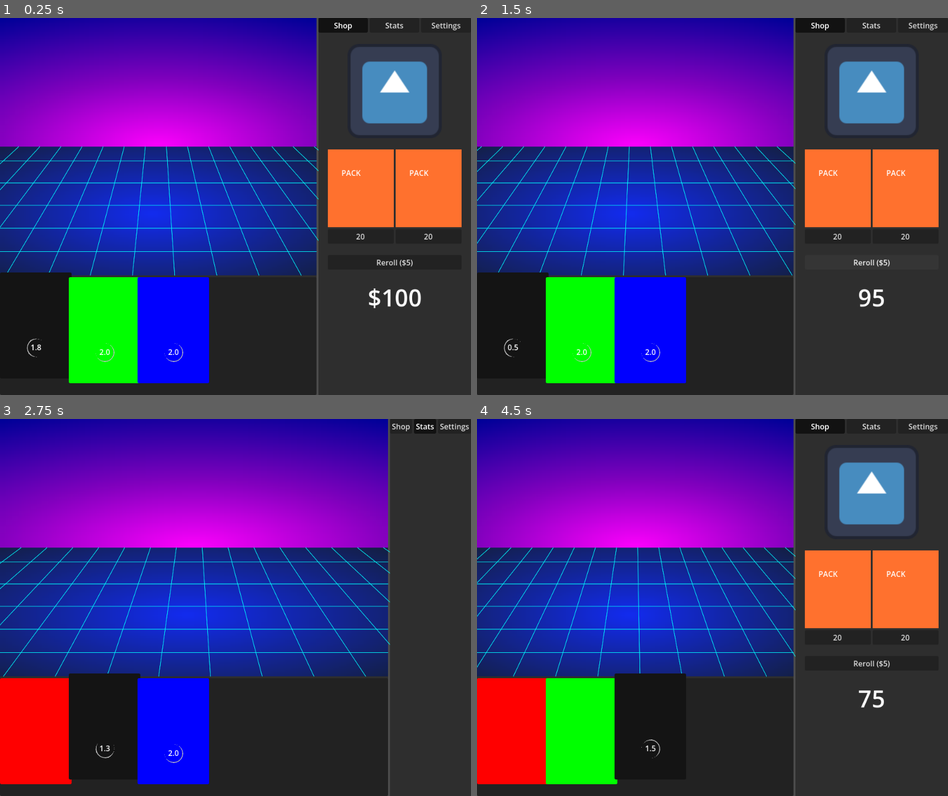
Above: before the commit, frames 1-4 (two rows, left to right).
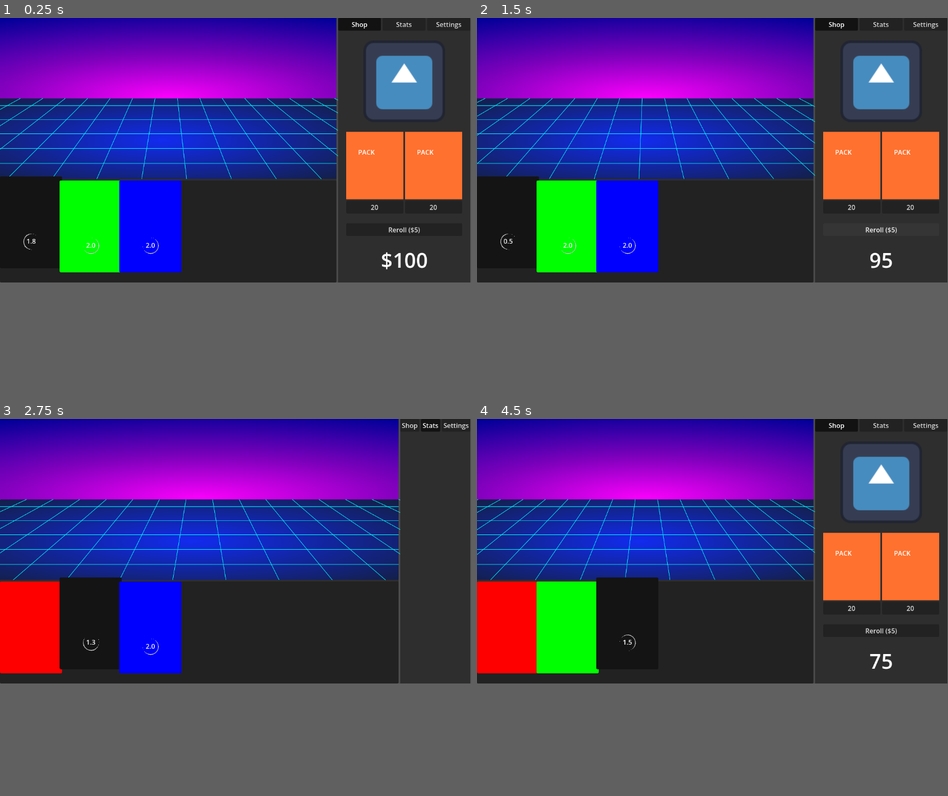
Above: after the commit, the same moments.

Repository: followthedopamine/card-battler
Game: Godot game, scene res://scenes/main.tscn
Two runs of this game, one before a commit and one after it. Both use one fixed random seed, a clock stepped at 60 frames per second and the inputs below. The engine's default icon, where the game draws it, is replaced by a stand-in: a white triangle on a blue panel in a dark square.
Inputs:
- Up to frame 1 (0.25 s): no input
- Up to frame 2 (1.5 s): click "Shop" at 0.5 s; click "Reroll ($5)" at 1.25 s
- Up to frame 3 (2.75 s): click "Stats" at 2 s
- Up to frame 4 (4.5 s): click "Shop" at 2.75 s; click "20" at 3.5 s; click "Skip" at 4.25 s
In our replay, the window is 800x640 before the commit and 799x449 after it. These sizes can differ from the game's own. Grey fills any space a smaller window leaves; there, only what the larger window draws over its background counts as a difference.

The runs differ from the first frame. In frame 1, 61% of the frame differs, in the area x 0-99%, y 0-100%; in frame 2, 61%; in frame 3, 58%; in frame 4, 61%.

Commit message:
Added the Added the ability to sell cards to the shop

Diff:
--- a/autoloads/SignalBus.gd
+++ b/autoloads/SignalBus.gd
@@ -10,6 +10,7 @@
 # Draggable signals
 signal draggable_picked_up(draggable: Draggable)
 signal draggable_hovered(draggable: Draggable)
+signal draggable_released
 
 # Card signals
 signal card_discarded(card: Card)
--- a/project.godot
+++ b/project.godot
@@ -12,18 +12,13 @@
 
 config/name="Card Battler"
 run/main_scene="uid://d2fckbvtof2w3"
-config/features=PackedStringArray("4.5", "GL Compatibility")
+config/features=PackedStringArray("4.6", "GL Compatibility")
 config/icon="res://assets/icon.svg"
 
 [autoload]
 
 PlayerManager="*res://autoloads/PlayerManager.gd"
 SignalBus="*res://autoloads/SignalBus.gd"
-
-[display]
-
-window/size/viewport_width=1000
-window/size/viewport_height=800
 
 [global_group]
 
--- a/scenes/cards/Card.gd
+++ b/scenes/cards/Card.gd
@@ -3,6 +3,8 @@
 class_name Card extends Draggable
 
 signal completed(card: Card)
+
+@export var price: int = 5
 
 @export_range(0.0, 5.0) var duration := 2.0
 var time_remaining := duration
--- a/scenes/cards/Draggable.gd
+++ b/scenes/cards/Draggable.gd
@@ -94,6 +94,9 @@
 		dragging = false
 		panel.show()
 		set_process_input(false)
+		# Probably want to connect this deferred
+		SignalBus.draggable_released.emit()
+
 
 func _on_draggable_picked_up(draggable: Draggable) -> void:
 	held_draggable = draggable
--- a/scenes/right_panel/RightPanel.tscn
+++ b/scenes/right_panel/RightPanel.tscn
@@ -13,8 +13,7 @@
 anchor_left = 1.0
 anchor_right = 1.0
 anchor_bottom = 1.0
-offset_right = 387.0
-offset_bottom = 647.0
+offset_left = -324.0
 grow_horizontal = 0
 grow_vertical = 2
 theme_override_styles/panel = SubResource("StyleBoxFlat_ga76c")
--- a/scenes/right_panel/scripts/RightPanelTabs.gd
+++ b/scenes/right_panel/scripts/RightPanelTabs.gd
@@ -5,7 +5,7 @@
 @export var stats_button: Button
 @export var settings_button: Button
 
-@export var shop_tab: VBoxContainer
+@export var shop_tab: Control
 @export var stats_tab: VBoxContainer
 @export var settings_tab: VBoxContainer
 
--- /dev/null
+++ b/scenes/right_panel/tabs/shop/Sell.gd
@@ -0,0 +1,30 @@
+class_name Sell extends Panel
+
+const SELL_MULTIPLIER: float = 0.5
+
+@export var price_label: RichTextLabel
+
+func _ready() -> void:
+	visible = false
+	SignalBus.draggable_picked_up.connect(_on_draggable_picked_up)
+	SignalBus.draggable_released.connect(_on_draggable_released, CONNECT_DEFERRED)
+
+func _can_drop_data(_at_position: Vector2, _data: Variant) -> bool:
+	return true
+
+func _drop_data(_at_position: Vector2, data: Variant) -> void:
+	if "price" in data:
+		PlayerManager.currency += floori(data.price * SELL_MULTIPLIER)
+		data.queue_free()
+
+func _on_draggable_picked_up(draggable: Draggable):
+	# We actually might want players to be able to sell card directly from packs
+	# if so remove this check
+	if !draggable.get_parent() is Hand:
+		return
+	if "price" in draggable:
+		price_label.text = "$%s" % floori(draggable.price * SELL_MULTIPLIER)
+		visible = true
+
+func _on_draggable_released() -> void:
+	visible = false
--- a/scenes/right_panel/tabs/shop/Shop.tscn
+++ b/scenes/right_panel/tabs/shop/Shop.tscn
@@ -1,64 +1,80 @@
-[gd_scene load_steps=5 format=3 uid="uid://5uq7pgxmnqrh"]
+[gd_scene load_steps=7 format=3 uid="uid://5uq7pgxmnqrh"]
 
 [ext_resource type="Script" uid="uid://dau1qjar800ji" path="res://scenes/right_panel/tabs/shop/scripts/Shop.gd" id="1_xx35e"]
 [ext_resource type="Texture2D" uid="uid://d00r8ttcrm6qt" path="res://assets/icon.svg" id="2_rddpp"]
 [ext_resource type="PackedScene" uid="uid://dm7jexr54pml4" path="res://scenes/right_panel/tabs/shop/shop_slot/ShopSlot.tscn" id="3_up7xk"]
 [ext_resource type="Script" uid="uid://cyaf1gwxm1g2p" path="res://scenes/right_panel/tabs/shop/scripts/CurrencyDisplay.gd" id="4_xmkj5"]
+[ext_resource type="Script" uid="uid://kcuevxah7vrq" path="res://scenes/right_panel/tabs/shop/Sell.gd" id="5_rsvis"]
 
-[node name="ShopVBoxContainer" type="VBoxContainer" node_paths=PackedStringArray("shop_slots", "shop_reroll_button")]
+[sub_resource type="StyleBoxFlat" id="StyleBoxFlat_40vqg"]
+bg_color = Color(0.09411765, 0.09411765, 0.09411765, 0.9411765)
+
+[node name="Shop" type="MarginContainer" node_paths=PackedStringArray("shop_slots", "shop_reroll_button", "shopping_area_vbox", "sell_panel")]
+anchors_preset = 9
+anchor_bottom = 1.0
+offset_right = 324.0
+grow_vertical = 2
 script = ExtResource("1_xx35e")
-shop_slots = [NodePath("ShopItemsMarginContainer/ShopItemsHBoxContainer/ShopSlot"), NodePath("ShopItemsMarginContainer/ShopItemsHBoxContainer/ShopSlot2")]
-shop_reroll_button = NodePath("ShopRerollMarginContainer/ShopRerollButton")
+shop_slots = [NodePath("ShopVBoxContainer/ShoppingAreaPanelContainer/ShopItemsMarginContainer/ShopItemsHBoxContainer/ShopSlot"), NodePath("ShopVBoxContainer/ShoppingAreaPanelContainer/ShopItemsMarginContainer/ShopItemsHBoxContainer/ShopSlot2")]
+shop_reroll_button = NodePath("ShopVBoxContainer/ShoppingAreaPanelContainer/ShopRerollMarginContainer/ShopRerollButton")
+shopping_area_vbox = NodePath("ShopVBoxContainer/ShoppingAreaPanelContainer")
+sell_panel = NodePath("SellPanel")
 
-[node name="ShopkeeperMarginContainer" type="MarginContainer" parent="."]
+[node name="ShopVBoxContainer" type="VBoxContainer" parent="."]
+layout_mode = 2
+
+[node name="ShopkeeperMarginContainer" type="MarginContainer" parent="ShopVBoxContainer"]
 layout_mode = 2
 theme_override_constants/margin_left = 20
 theme_override_constants/margin_top = 20
 theme_override_constants/margin_right = 20
 theme_override_constants/margin_bottom = 20
 
-[node name="ShopkeeperPanelContainer" type="MarginContainer" parent="ShopkeeperMarginContainer"]
+[node name="ShopkeeperPanelContainer" type="MarginContainer" parent="ShopVBoxContainer/ShopkeeperMarginContainer"]
 custom_minimum_size = Vector2(200, 200)
 layout_mode = 2
 size_flags_horizontal = 4
 size_flags_vertical = 0
 
-[node name="ShopkeeperTextureRect" type="TextureRect" parent="ShopkeeperMarginContainer/ShopkeeperPanelContainer"]
+[node name="ShopkeeperTextureRect" type="TextureRect" parent="ShopVBoxContainer/ShopkeeperMarginContainer/ShopkeeperPanelContainer"]
 layout_mode = 2
 texture = ExtResource("2_rddpp")
 
-[node name="ShopItemsMarginContainer" type="MarginContainer" parent="."]
+[node name="ShoppingAreaPanelContainer" type="VBoxContainer" parent="ShopVBoxContainer"]
+layout_mode = 2
+
+[node name="ShopItemsMarginContainer" type="MarginContainer" parent="ShopVBoxContainer/ShoppingAreaPanelContainer"]
 layout_mode = 2
 theme_override_constants/margin_left = 20
 theme_override_constants/margin_right = 20
 theme_override_constants/margin_bottom = 20
 
-[node name="ShopItemsHBoxContainer" type="HBoxContainer" parent="ShopItemsMarginContainer"]
+[node name="ShopItemsHBoxContainer" type="HBoxContainer" parent="ShopVBoxContainer/ShoppingAreaPanelContainer/ShopItemsMarginContainer"]
 layout_mode = 2
 
-[node name="ShopSlot" parent="ShopItemsMarginContainer/ShopItemsHBoxContainer" instance=ExtResource("3_up7xk")]
+[node name="ShopSlot" parent="ShopVBoxContainer/ShoppingAreaPanelContainer/ShopItemsMarginContainer/ShopItemsHBoxContainer" instance=ExtResource("3_up7xk")]
 layout_mode = 2
 
-[node name="ShopSlot2" parent="ShopItemsMarginContainer/ShopItemsHBoxContainer" instance=ExtResource("3_up7xk")]
+[node name="ShopSlot2" parent="ShopVBoxContainer/ShoppingAreaPanelContainer/ShopItemsMarginContainer/ShopItemsHBoxContainer" instance=ExtResource("3_up7xk")]
 layout_mode = 2
 
-[node name="ShopRerollMarginContainer" type="MarginContainer" parent="."]
+[node name="ShopRerollMarginContainer" type="MarginContainer" parent="ShopVBoxContainer/ShoppingAreaPanelContainer"]
 layout_mode = 2
 theme_override_constants/margin_left = 20
 theme_override_constants/margin_right = 20
 
-[node name="ShopRerollButton" type="Button" parent="ShopRerollMarginContainer"]
+[node name="ShopRerollButton" type="Button" parent="ShopVBoxContainer/ShoppingAreaPanelContainer/ShopRerollMarginContainer"]
 layout_mode = 2
 text = "Reroll ($5)"
 
-[node name="ShopCurrencyMarginContainer3" type="MarginContainer" parent="."]
+[node name="ShopCurrencyMarginContainer3" type="MarginContainer" parent="ShopVBoxContainer/ShoppingAreaPanelContainer"]
 layout_mode = 2
 theme_override_constants/margin_left = 20
 theme_override_constants/margin_top = 20
 theme_override_constants/margin_right = 20
 theme_override_constants/margin_bottom = 20
 
-[node name="CurrencyDisplay" type="RichTextLabel" parent="ShopCurrencyMarginContainer3"]
+[node name="CurrencyDisplay" type="RichTextLabel" parent="ShopVBoxContainer/ShoppingAreaPanelContainer/ShopCurrencyMarginContainer3"]
 layout_mode = 2
 theme_override_font_sizes/normal_font_size = 50
 text = "$100"
@@ -66,3 +82,35 @@
 autowrap_mode = 0
 horizontal_alignment = 1
 script = ExtResource("4_xmkj5")
+
+[node name="SellPanel" type="Panel" parent="." node_paths=PackedStringArray("price_label")]
+visible = false
+layout_mode = 2
+theme_override_styles/panel = SubResource("StyleBoxFlat_40vqg")
+script = ExtResource("5_rsvis")
+price_label = NodePath("MarginContainer/VBoxContainer/PriceRichTextLabel")
+
+[node name="MarginContainer" type="MarginContainer" parent="SellPanel"]
+layout_mode = 0
+offset_right = 324.0
+offset_bottom = 648.0
+
+[node name="VBoxContainer" type="VBoxContainer" parent="SellPanel/MarginContainer"]
+layout_mode = 2
+alignment = 1
+
+[node name="SellRichTextLabel" type="RichTextLabel" parent="SellPanel/MarginContainer/VBoxContainer"]
+layout_mode = 2
+mouse_filter = 2
+theme_override_font_sizes/normal_font_size = 60
+text = "Sell"
+fit_content = true
+horizontal_alignment = 1
+
+[node name="PriceRichTextLabel" type="RichTextLabel" parent="SellPanel/MarginContainer/VBoxContainer"]
+layout_mode = 2
+mouse_filter = 2
+theme_override_font_sizes/normal_font_size = 40
+text = "$0"
+fit_content = true
+horizontal_alignment = 1
--- a/scenes/right_panel/tabs/shop/scripts/Shop.gd
+++ b/scenes/right_panel/tabs/shop/scripts/Shop.gd
@@ -1,10 +1,12 @@
-extends VBoxContainer
+extends MarginContainer
 class_name Shop
 
 const REROLL_PRICE: int = 5
 
 @export var shop_slots: Array[ShopSlot]
 @export var shop_reroll_button: Button
+@export var shopping_area_vbox: VBoxContainer
+@export var sell_panel: Panel
 
 func _ready() -> void:
 	shop_reroll_button.pressed.connect(_on_shop_reroll_button_pressed)
Not shown, added: scenes/right_panel/tabs/shop/Sell.gd.uid
Not shown, changed: .kanbn/index.md
Not shown, added: .kanbn/tasks/bug-card-activation-breaks-when-only-one-card-in-hand.md
Not shown, added: .kanbn/tasks/bug-card-dragging-rotation-too-extreme-on-low-framerate-needs-delta-on-mouse-velocity.md
Not shown, added: .kanbn/tasks/bug-game-crashes-on-right-click-while-dragging-a-card.md
Not shown, added: .kanbn/tasks/bug-right-tab-is-really-long-now-for-some-reason.md
Not shown, added: .kanbn/tasks/bug-shuffling-cards-in-hand-when-pack-is-open-closes-the-pack.md
Not shown, added: .kanbn/tasks/display-tooltips-enlarged-cards-on-hover.md
